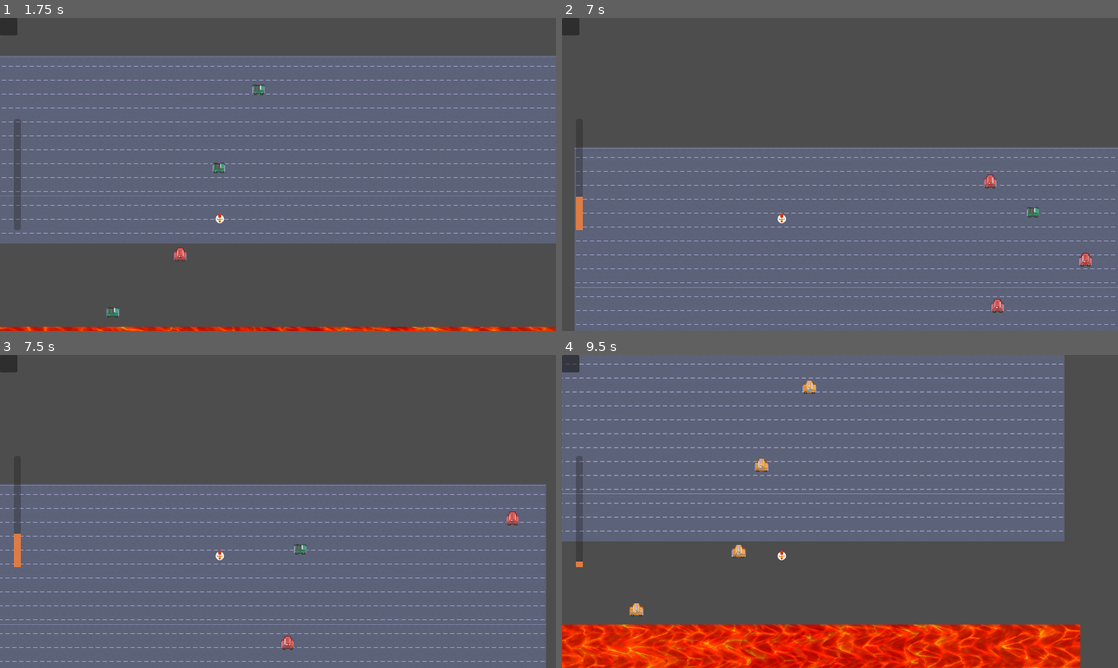
Above: before the commit, frames 1-4 (two rows, left to right).
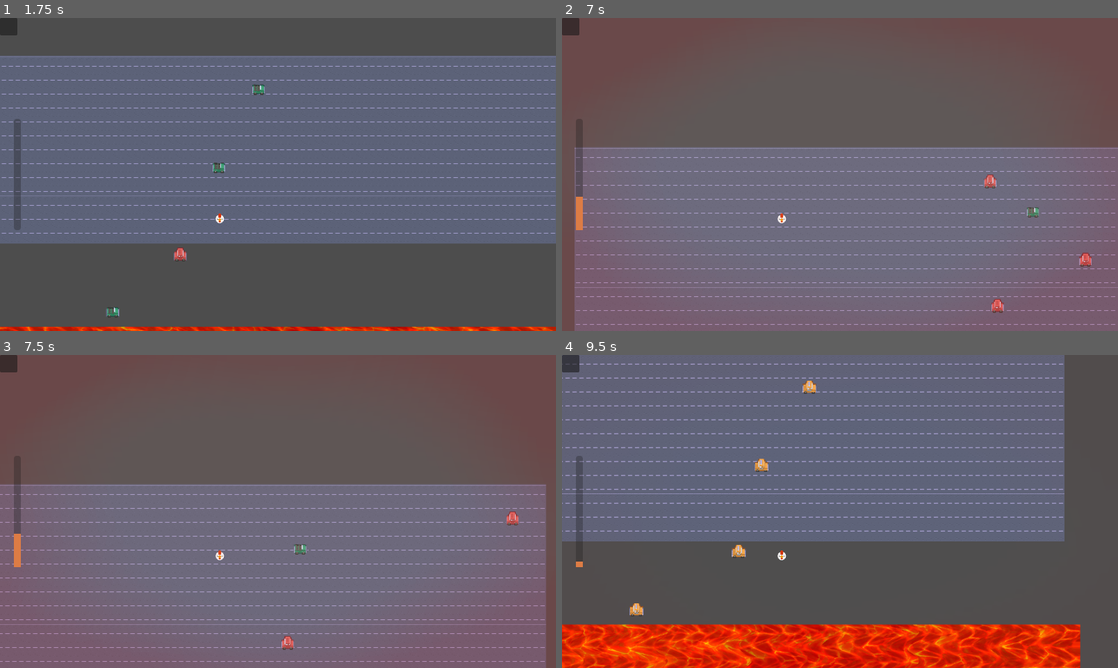
Above: after the commit, the same moments.

Repository: Tomohawk35/ChickenRunner
Game: Godot game, scene res://MainScenes/main_menu/main_menu.tscn
Two runs of this game, one before a commit and one after it. Both use one fixed random seed, a clock stepped at 60 frames per second and the inputs below.
Inputs:
- Up to frame 1 (1.75 s): click "Start Game" at 0.5 s; hold W (up) from 1.28 s (still down)
- Up to frame 2 (7 s): release W (up) at 2.78 s; hold A (left) 2.78-4.28 s; hold S (down) 4.28-5.03 s; hold D (right) 5.03-5.78 s; hold W (up) 5.78-6.53 s; hold D (right) from 6.53 s (still down)
- Up to frame 3 (7.5 s): keep holding D (right)
- Up to frame 4 (9.5 s): release D (right) at 8 s; click "Restart" at 8 s; hold D (right) from 8.78 s (still down)

Frame 1 is identical in both runs. In frame 2, 31% of the frame differs, in the area x 0-100%, y 0-100%; in frame 3, 30%; in frame 4, less than 0.1%.

Commit message:
Added canvas for heat wave

Diff:
--- /dev/null
+++ b/chicken-runner/MainScenes/player_hud/heat_distortion/heat_distortion.gd
@@ -0,0 +1,48 @@
+extends TextureRect
+class_name HeatDistortion
+
+var elapsed_time: float = 0.0
+var max_speed_reached: bool = false
+var shader_paused := false
+
+var gradient_texture : GradientTexture2D
+var _point_1_color : Color
+var _point_2_color : Color
+
+func _ready() -> void:
+	_initialize_heat_distortion()
+	GameManager.heat_changed.connect(_on_heat_changed)
+
+
+#func _physics_process(delta: float) -> void:
+	##if GameManager._current_state == GameManager.GameState.GAME_OVER:
+	#if not shader_paused:
+		#texture_rect.material.set_shader_parameter(&"speed", 0.0)
+		#shader_paused = true
+	##return
+	#
+	## Increase speed every 2 seconds
+	#if !max_speed_reached:
+		#elapsed_time += delta
+		#
+		#if elapsed_time >= 2.0:
+			#if speed < 30:
+				#speed += 5.0
+			#else:
+				#max_speed_reached = true
+			#
+			#elapsed_time = 0.0
+#
+	##position.y -= speed * delta
+
+func _initialize_heat_distortion() -> void:
+	gradient_texture = texture as GradientTexture2D
+	_point_1_color = gradient_texture.gradient.get_color(0)
+	_point_2_color = gradient_texture.gradient.get_color(1)
+	gradient_texture.gradient.set_color(0, Color(_point_1_color.r, _point_1_color.g, _point_1_color.b, 0))
+	gradient_texture.gradient.set_color(1, Color(_point_2_color.r, _point_2_color.g, _point_2_color.b, 0))
+
+func _on_heat_changed(value: float) -> void:
+	#var heat_rating : float = lerpf(0, 0.55, value / 100)
+	gradient_texture.gradient.set_color(0, Color(_point_1_color.r, _point_1_color.g, _point_1_color.b, lerpf(0, 0.35, value / 100)))
+	gradient_texture.gradient.set_color(1, Color(_point_2_color.r, _point_2_color.g, _point_2_color.b, lerpf(0, 0.55, value / 100)))
--- /dev/null
+++ b/chicken-runner/MainScenes/player_hud/heat_distortion/heat_distortion.tscn
@@ -0,0 +1,31 @@
+[gd_scene format=3 uid="uid://3ry0ewvq5rax"]
+
+[ext_resource type="Shader" uid="uid://dx83a6j1hdm18" path="res://Shaders/heatwave_shader.gdshader" id="1_g22nv"]
+[ext_resource type="Script" uid="uid://byqq1exhru7ss" path="res://MainScenes/player_hud/heat_distortion/heat_distortion.gd" id="2_5tffu"]
+
+[sub_resource type="ShaderMaterial" id="ShaderMaterial_f2moy"]
+shader = ExtResource("1_g22nv")
+shader_parameter/speed = 1.0
+shader_parameter/distortion_strength = 0.02
+shader_parameter/glow_strength = 0.5
+shader_parameter/wave_scale = Vector2(6, 6)
+
+[sub_resource type="Gradient" id="Gradient_qc6y7"]
+offsets = PackedFloat32Array(0.560241, 1)
+colors = PackedColorArray(0.9999992, 0.6317086, 0.60316896, 0.58431375, 0.99998933, 0.18739048, 0.19881114, 0.59607846)
+
+[sub_resource type="GradientTexture2D" id="GradientTexture2D_nmmnu"]
+gradient = SubResource("Gradient_qc6y7")
+fill = 1
+fill_from = Vector2(0.5, 0.5)
+fill_to = Vector2(0.8565217, 0.07826087)
+
+[node name="HeatDistortion" type="TextureRect" unique_id=1080147779]
+material = SubResource("ShaderMaterial_f2moy")
+anchors_preset = 15
+anchor_right = 1.0
+anchor_bottom = 1.0
+grow_horizontal = 2
+grow_vertical = 2
+texture = SubResource("GradientTexture2D_nmmnu")
+script = ExtResource("2_5tffu")
--- a/chicken-runner/MainScenes/player_hud/player_hud.tscn
+++ b/chicken-runner/MainScenes/player_hud/player_hud.tscn
@@ -1,12 +1,15 @@
 [gd_scene format=3 uid="uid://cfuo2jrippyop"]
 
 [ext_resource type="Script" uid="uid://c5ndpe7hmiifm" path="res://MainScenes/player_hud/player_hud.gd" id="1_4mxvl"]
+[ext_resource type="PackedScene" uid="uid://3ry0ewvq5rax" path="res://MainScenes/player_hud/heat_distortion/heat_distortion.tscn" id="2_rdpnl"]
 
 [sub_resource type="StyleBoxFlat" id="StyleBoxFlat_rtt68"]
 bg_color = Color(0.8663629, 0.48540246, 0.27041382, 1)
 
 [node name="PlayerHud" type="CanvasLayer" unique_id=1992921905]
 script = ExtResource("1_4mxvl")
+
+[node name="HeatDistortion" parent="." unique_id=947125769 instance=ExtResource("2_rdpnl")]
 
 [node name="MarginContainer" type="MarginContainer" parent="." unique_id=2043524735]
 anchors_preset = 9
--- a/chicken-runner/Shaders/heatwave_shader.tscn
+++ b/chicken-runner/Shaders/heatwave_shader.tscn
@@ -6,7 +6,7 @@
 
 [sub_resource type="ShaderMaterial" id="ShaderMaterial_c78a1"]
 shader = ExtResource("1_dhiy2")
-shader_parameter/speed = 1.0
+shader_parameter/speed = 0.10000000475
 shader_parameter/distortion_strength = 0.010000000475
 shader_parameter/glow_strength = 0.3
 shader_parameter/wave_scale = Vector2(6, 6)
Not shown, added: chicken-runner/MainScenes/player_hud/heat_distortion/heat_distortion.gd.uid
